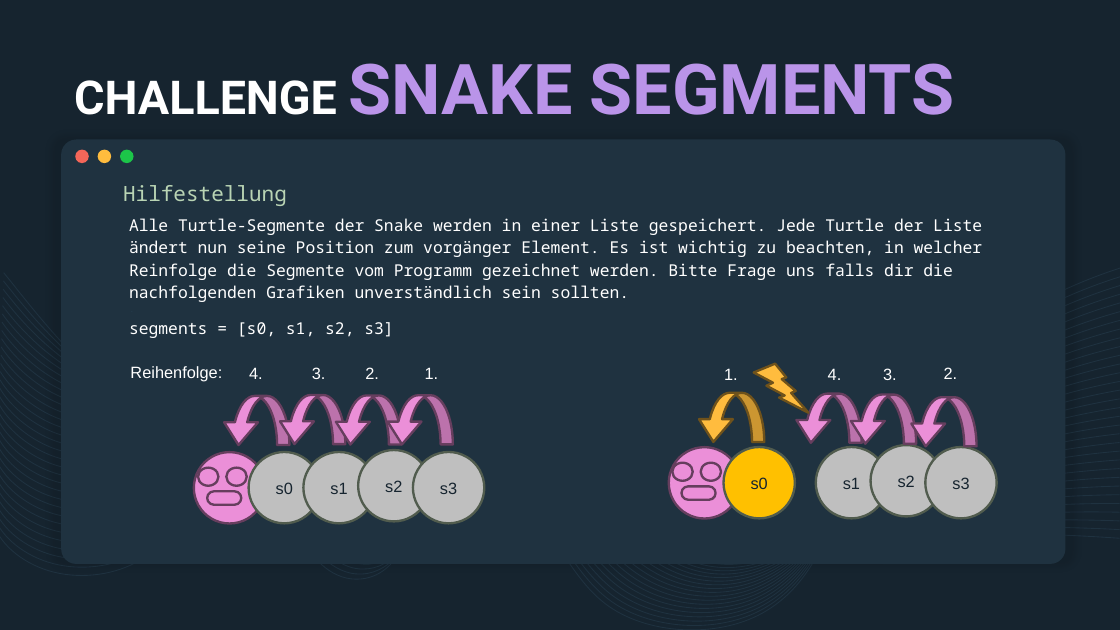
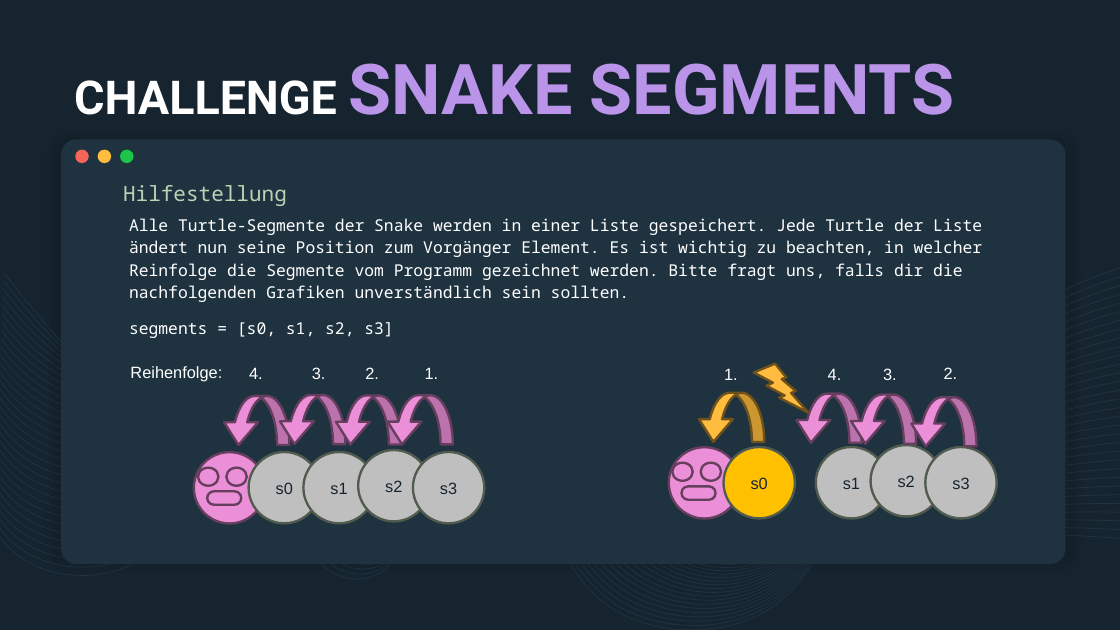
Before and after one commit to derech1e/python-beginner-course, a slide deck: slide 5 of 008/lesson_8.pptx. Drawn at 1120x630 pixels with LibreOffice and Linux fonts; fonts in the diff are those of the drawing. Boxes give left, top, right and bottom in pixels: in the first picture for what was removed or moved away, otherwise in the second. Text is boxed around its words. In the diff, an @@ line names an element or a change of style, - is before the commit and + after.

```diff
--- a/008/lesson_8.pptx
+++ b/008/lesson_8.pptx
@@ text at (129,218,983,302): text changed @@
-Alle Turtle-Segmente der Snake werden in einer Liste gespeichert. Jede Turtle der Liste ändert nun seine Position zum vorgänger Element. Es ist wichtig zu beachten, in welcher Reinfolge die Segmente vom Programm gezeichnet werden. Bitte Frage uns falls dir die nachfolgenden Grafiken unverständlich sein sollten.
+Alle Turtle-Segmente der Snake werden in einer Liste gespeichert. Jede Turtle der Liste ändert nun seine Position zum Vorgänger Element. Es ist wichtig zu beachten, in welcher Reinfolge die Segmente vom Programm gezeichnet werden. Bitte fragt uns, falls dir die nachfolgenden Grafiken unverständlich sein sollten.
```
Also in this commit, not shown: 5 other slides changed, 21 other files.
